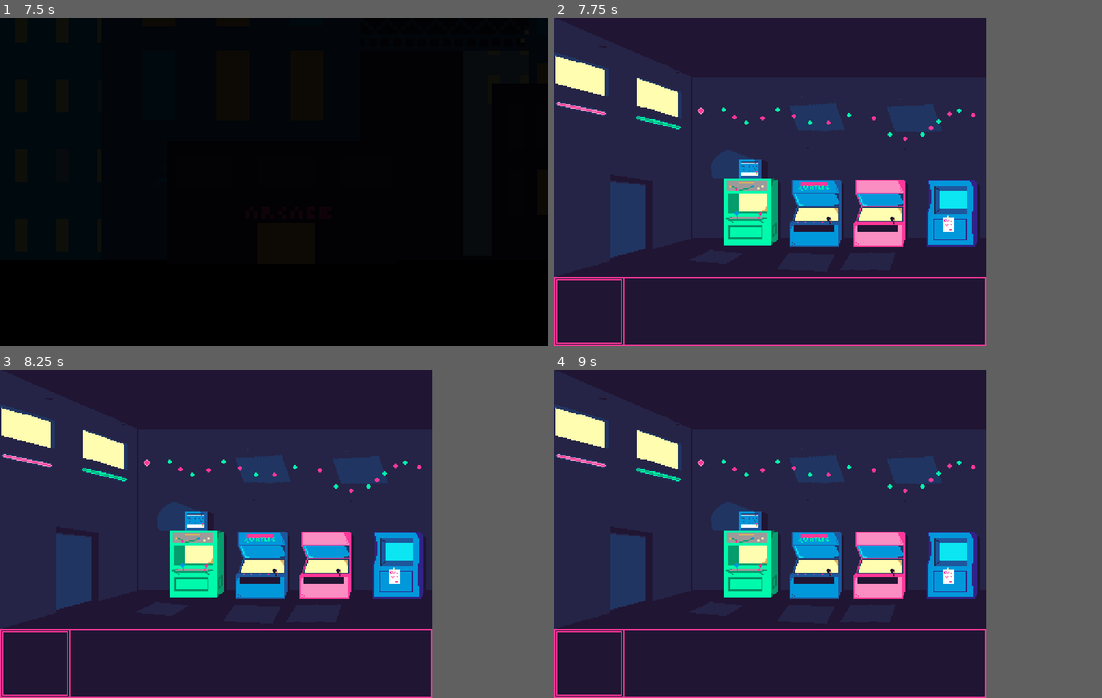
Above: before the commit, frames 1-4 (two rows, left to right).
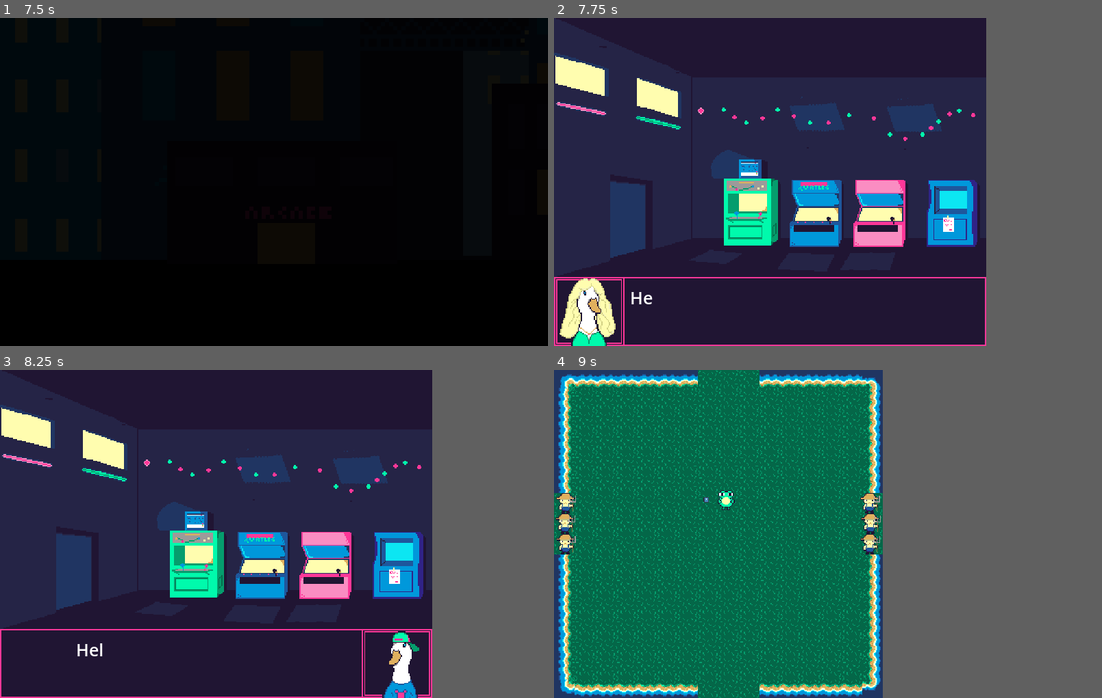
Above: after the commit, the same moments.

Repository: FelixJons/gdtv-jam-2023
Game: Godot game, scene res://arcade_hall/start_scene.tscn
The game is run twice, just before and just after one commit, with the same random seed, the same clock (stepped at 60 frames per second) and the same inputs. This scene is started directly instead of the project's main scene. The engine's default icon, where the game draws it, is replaced by a stand-in: a white triangle on a blue panel in a dark square.
Inputs:
- Up to frame 1 (7.5 s): tap Enter at 0.5 s; hold Right (fire_right) 0.53-1.28 s; tap Space (item) every 0.75 s from 0.6 to 7.35 s; hold Down (fire_down) 1.28-2.03 s; hold Right (fire_right) 2.03-2.78 s; hold Up (fire_up) 2.78-3.53 s; hold Left (fire_left) 3.53-5.03 s; hold Down (fire_down) 5.03-5.78 s; hold Right (fire_right) 5.78-6.53 s; hold Up (fire_up) 6.53-7.28 s; hold Right (fire_right) from 7.28 s (still down)
- Up to frame 2 (7.75 s): keep holding Right (fire_right)
- Up to frame 3 (8.25 s): release Right (fire_right) at 8.03 s; hold Down (fire_down) from 8.03 s (still down); tap Space (item) at 8.1 s
- Up to frame 4 (9 s): release Down (fire_down) at 8.78 s; hold Left (fire_left) from 8.78 s (still down); tap Space (item) at 8.85 s
In our replay, in frame 4 the window is 631x480 before the commit and 480x480 after it. These sizes can differ from the game's own. Grey fills any space a smaller window leaves; there, only what the larger window draws over its background counts as a difference.

Frame 1 is identical in both runs. In frame 2, 1.5% of the frame differs, in the area x 1-18%, y 79-100%; in frame 3, 1.2%; in frame 4, 63%, in the area x 0-79%, y 0-100%.

Commit message:
Scene chain is complete

Diff:
--- a/arcade_hall/arcade_scene.tscn
+++ b/arcade_hall/arcade_scene.tscn
@@ -1,9 +1,13 @@
-[gd_scene load_steps=5 format=3 uid="uid://s334ukp7rbmp"]
+[gd_scene load_steps=9 format=3 uid="uid://s334ukp7rbmp"]
 
 [ext_resource type="Script" path="res://arcade_hall/arcade_scene.gd" id="1_yr4r1"]
 [ext_resource type="Texture2D" uid="uid://c6y8ffufl3m4p" path="res://sprites/400x240_arcade_hall_no_ducks.png" id="2_fay6n"]
 [ext_resource type="Texture2D" uid="uid://wxpar3hl0b8f" path="res://sprites/dialogue_box1.png" id="3_xila3"]
-[ext_resource type="Script" path="res://arcade_hall/dialogue_manager.gd" id="4_j2fpt"]
+[ext_resource type="Script" path="res://arcade_hall/start_dialogue.gd" id="4_m0v3w"]
+[ext_resource type="Texture2D" uid="uid://baaykaesbk81j" path="res://sprites/date_duck_dialogue.png" id="5_5eiwj"]
+[ext_resource type="PackedScene" uid="uid://d0rlgj3n6frbj" path="res://game/world.tscn" id="5_7an0j"]
+[ext_resource type="Texture2D" uid="uid://cglaiquc7dooo" path="res://sprites/dialogue_box2.png" id="6_b88s3"]
+[ext_resource type="Texture2D" uid="uid://doyto3d510xcx" path="res://sprites/gamer_duck_dialogue.png" id="7_55bne"]
 
 [node name="ArcadeScene" type="Node2D"]
 script = ExtResource("1_yr4r1")
@@ -12,10 +16,32 @@
 position = Vector2(200, 120)
 texture = ExtResource("2_fay6n")
 
-[node name="DialogueBox1" type="Sprite2D" parent="."]
+[node name="Dialogue" type="Sprite2D" parent="."]
 position = Vector2(200, 272)
 texture = ExtResource("3_xila3")
-script = ExtResource("4_j2fpt")
+script = ExtResource("4_m0v3w")
+game_scene = ExtResource("5_7an0j")
+
+[node name="DialogueTextLabel" type="RichTextLabel" parent="Dialogue"]
+z_index = 10
+offset_left = -130.0
+offset_top = -24.0
+offset_right = 131.0
+offset_bottom = 23.0
+
+[node name="FemaleDialogueBox" type="Sprite2D" parent="Dialogue"]
+texture = ExtResource("3_xila3")
+
+[node name="Sprite2D" type="Sprite2D" parent="Dialogue/FemaleDialogueBox"]
+position = Vector2(-163, 0)
+texture = ExtResource("5_5eiwj")
+
+[node name="MaleDialogueBox" type="Sprite2D" parent="Dialogue"]
+texture = ExtResource("6_b88s3")
+
+[node name="Sprite2D" type="Sprite2D" parent="Dialogue/MaleDialogueBox"]
+position = Vector2(168, 0)
+texture = ExtResource("7_55bne")
 
 [node name="FadeInWhite" type="CanvasModulate" parent="."]
 visible = false
--- a/arcade_hall/dialogue_manager.gd
+++ b/arcade_hall/dialogue_manager.gd
@@ -1,22 +1,22 @@
 extends Node
 
-class_name DialogueManager
+var start_dialogue_file_path = "res://dialogue_data/start_dialogue.json"
+var start_dialogue_dict: Dictionary
 
 func _ready():
-	load_dialogue(2)
+	start_dialogue_dict = load_dialogue(start_dialogue_file_path)
 
 func load_dialogue(file_path) -> Dictionary:
-	file_path = "res://dialogue_data/start_dialogue.json"
+	var json_as_dict
 	if FileAccess.file_exists(file_path):
 		var json_as_text = FileAccess.get_file_as_string(file_path)
-		var json_as_dict = JSON.parse_string(json_as_text)
+		json_as_dict = JSON.parse_string(json_as_text)
 		if json_as_dict:
 			print(json_as_dict)
 			print(json_as_dict["001"]["text"])
-	return Dictionary()
+	return json_as_dict
 
-
-"""var json_as_text = FileAccess.get_file_as_string(file)
-var json_as_dict = JSON.parse_string(json_as_text)
-if json_as_dict:
-	print(json_as_dict)"""
+func start_dialogue() -> Array:
+	var char = start_dialogue_dict["001"]["char"]
+	var text = start_dialogue_dict["001"]["text"]
+	return [char,text]
--- /dev/null
+++ b/arcade_hall/start_dialogue.gd
@@ -0,0 +1,51 @@
+extends Sprite2D
+
+@onready var text_box := $DialogueTextLabel
+@onready var fem_dialogue := $FemaleDialogueBox
+@onready var male_dialogue := $MaleDialogueBox
+@export var game_scene: PackedScene
+var dialogue_dict: Dictionary
+var text_speed: float = 0.05
+var is_loading_dialogue = false
+var current_dialogue_id = "001"
+# Called when the node enters the scene tree for the first time.
+func _ready():
+	fem_dialogue.visible = false
+	male_dialogue.visible = false
+
+	dialogue_dict = Dialogue.start_dialogue_dict
+
+	# First dialogue step
+	display_dialogue(current_dialogue_id)
+
+func _process(delta):
+	if not is_loading_dialogue and Input.is_action_just_pressed("item"):
+		current_dialogue_id = increment_string_number_by_one(current_dialogue_id)
+		display_dialogue(current_dialogue_id)
+
+func set_active_char(char: String) -> void:
+	if char == "female_duck":
+		fem_dialogue.visible = true
+		male_dialogue.visible = false
+	elif char == "male_duck":
+		fem_dialogue.visible = false
+		male_dialogue.visible = true
+
+func display_dialogue(dialogue_id: String) -> void:
+	if dialogue_dict[dialogue_id]["type"] == "breakpoint":
+		get_tree().change_scene_to_packed(game_scene)
+		return
+
+	is_loading_dialogue = true
+	set_active_char(dialogue_dict[dialogue_id]["char"])
+	text_box.clear()
+	var dialogue_text = dialogue_dict[dialogue_id]["text"]
+	for char in dialogue_text:
+		text_box.add_text(char)
+		await get_tree().create_timer(text_speed).timeout
+	is_loading_dialogue = false
+
+func increment_string_number_by_one(s: String) -> String:
+	var number = int(s) # convert the string to int
+	number += 1 # increment the number
+	return str(number).pad_zeros(3) # convert back to string and return
--- a/dialogue_data/start_dialogue.json
+++ b/dialogue_data/start_dialogue.json
@@ -1,4 +1,15 @@
 {
-    "001":{"char":"female_duck","text":"Hello","type":"statement"},
-    "002":{"char":"male_duck","text":"Hello there","type":"question"}
+	"001": {
+		"char": "female_duck",
+		"text": "Hello",
+		"type": "statement"
+	},
+	"002": {
+		"char": "male_duck",
+		"text": "Hello there",
+		"type": "question"
+	},
+	"003": {
+		"type": "breakpoint"
+	}
 }
--- a/project.godot
+++ b/project.godot
@@ -14,6 +14,10 @@
 run/main_scene="res://game/world.tscn"
 config/features=PackedStringArray("4.1", "GL Compatibility")
 config/icon="res://icon.svg"
+
+[autoload]
+
+Dialogue="*res://arcade_hall/dialogue_manager.gd"
 
 [dialogic]
 
Binary file added: sprites/dialogue_box2.png
Not shown, added: sprites/dialogue_box2.png.import
Binary file added: sprites/gamer_duck_dialogue.png
Not shown, added: sprites/gamer_duck_dialogue.png.import
